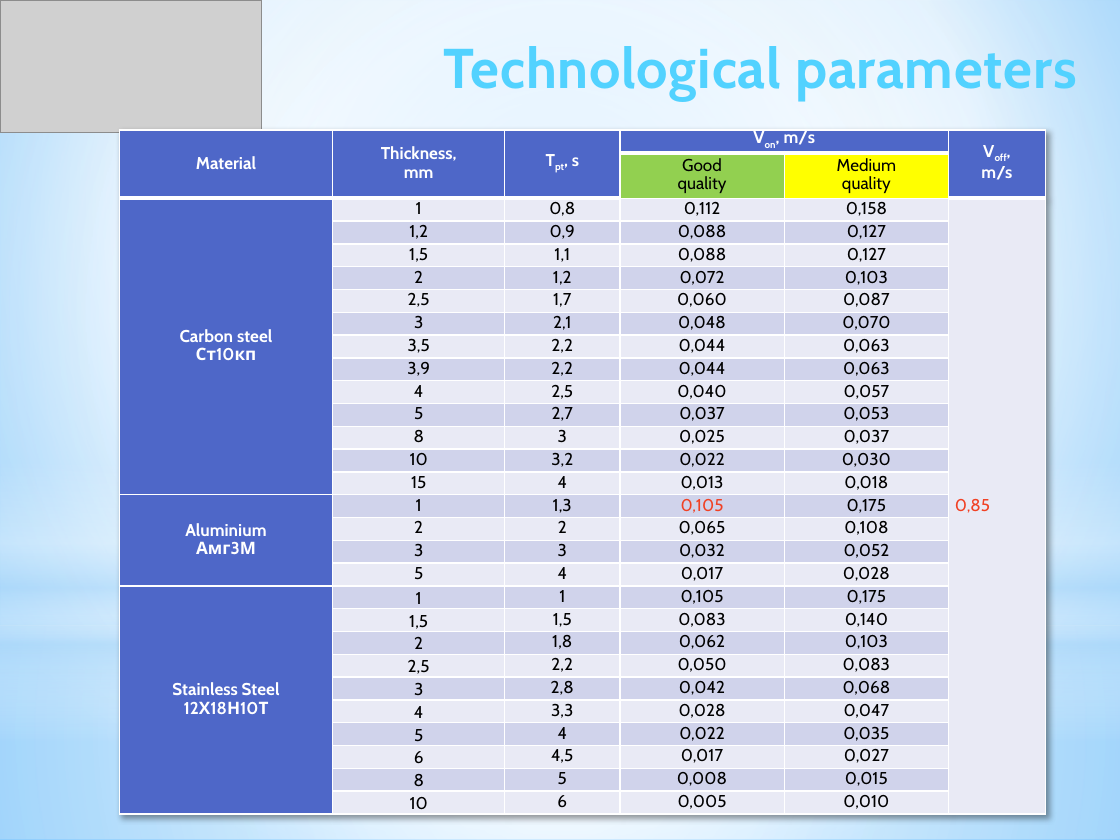
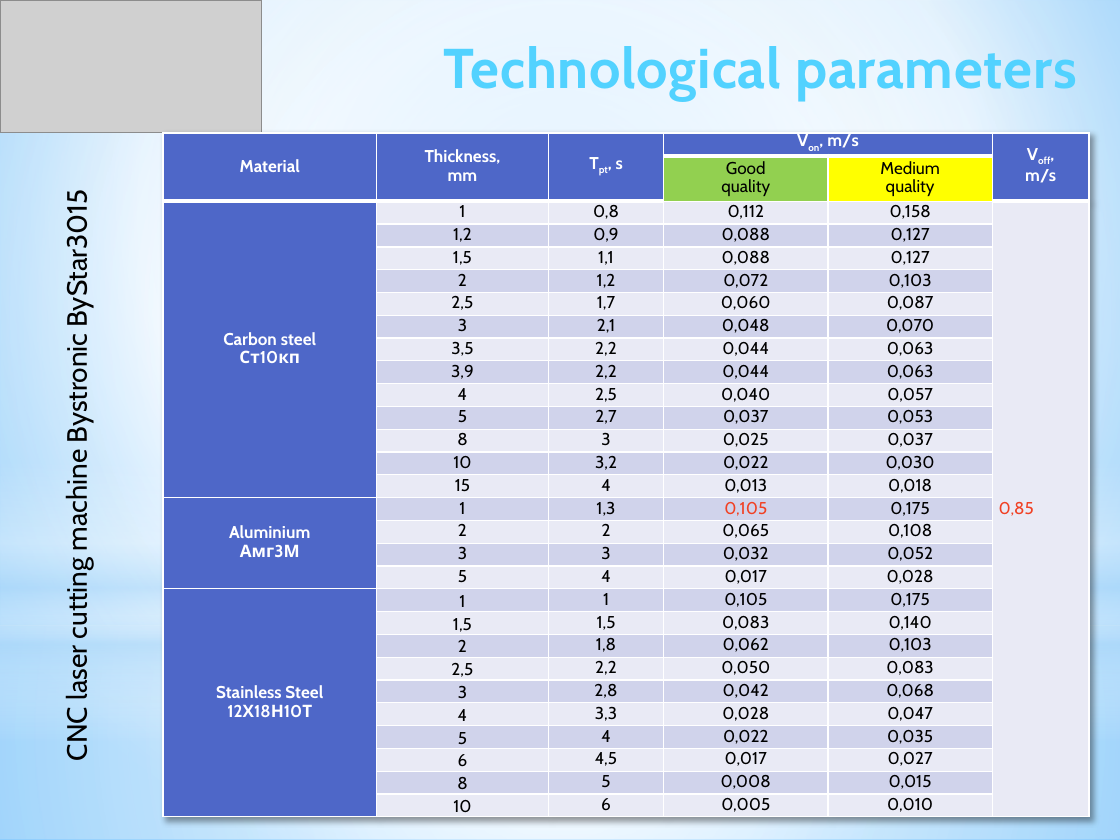
Before and after one commit to ukoloff/LaTeX, a slide deck: slide 14 of 2024/iGSCCP.pptx. Drawn at 1120x840 pixels with LibreOffice and Linux fonts; fonts in the diff are those of the drawing; grey boxes stand for pictures. Boxes give left, top, right and bottom in pixels: in the first picture for what was removed or moved away, otherwise in the second. Text is boxed around its words. In the diff, an @@ line names an element or a change of style, - is before the commit and + after.

Commit message:
Add ByStar 3015 image

```diff
--- a/2024/iGSCCP.pptx
+++ b/2024/iGSCCP.pptx
@@ table: place and size @@
-table at (120, 130, 1046, 814)
+table at (164, 133, 1090, 818)
@@ text added at (60, 202, 94, 760), 18 pt, text #000000 @@
+CNC laser cutting machine Bystronic ByStar3015
```
Also in this commit, not shown: 2 other slides changed, 1 slide added.
